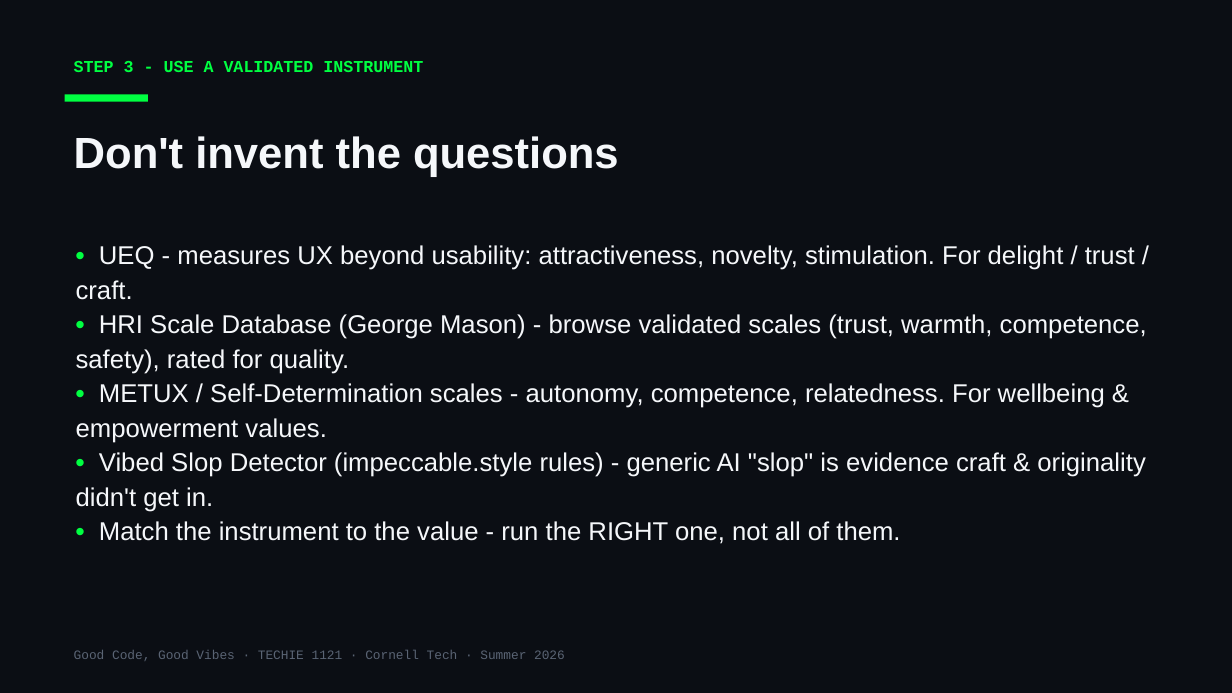
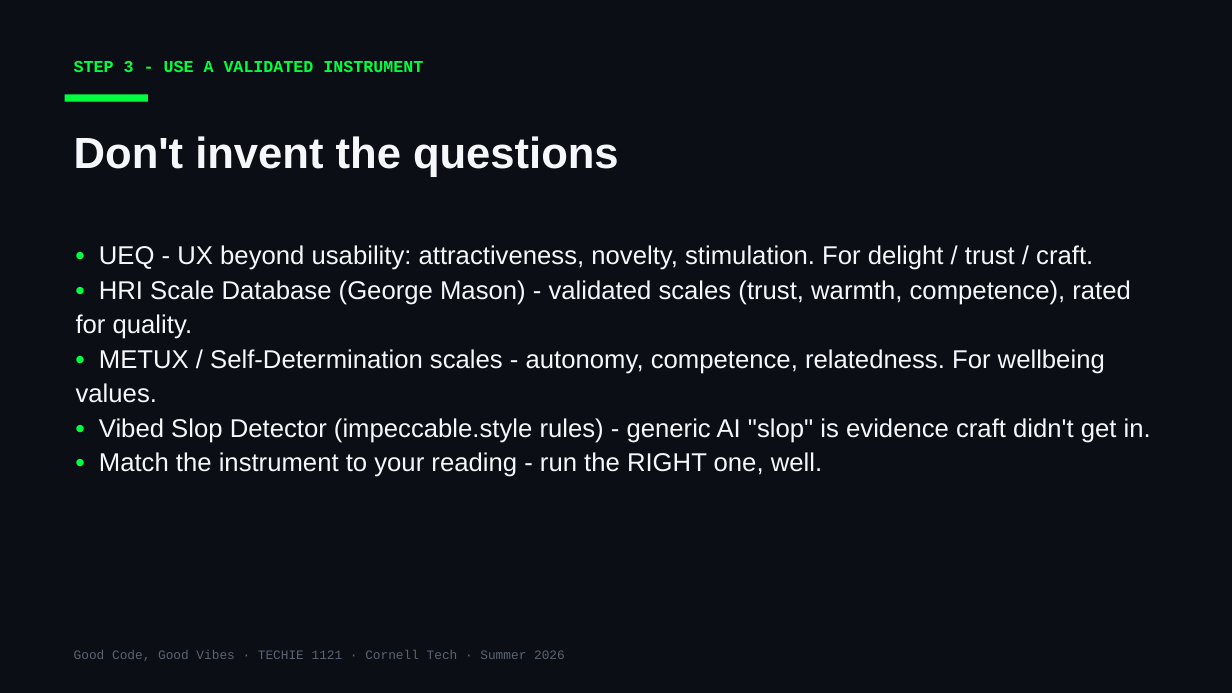
Before and after one commit to Cornell-Tech-Vibe-Coding-Summer-2026/website, a slide deck: slide 10 of slides/Week3-Tue-User-Testing-II.pptx (slide 9 before the commit). Drawn at 1232x693 pixels with LibreOffice and Linux fonts; fonts in the diff are those of the drawing. Boxes give left, top, right and bottom in pixels: in the first picture for what was removed or moved away, otherwise in the second. Text is boxed around its words. In the diff, an @@ line names an element or a change of style, - is before the commit and + after.

```diff
--- a/slides/Week3-Tue-User-Testing-II.pptx
+++ b/slides/Week3-Tue-User-Testing-II.pptx
@@ text at <box>76,245,1151,477</box>: text changed @@
-• UEQ - measures UX beyond usability: attractiveness, novelty, stimulation. For delight / trust / craft.
-• HRI Scale Database (George Mason) - browse validated scales (trust, warmth, competence, safety), rated for quality.
-• METUX / Self-Determination scales - autonomy, competence, relatedness. For wellbeing & empowerment values.
-• Vibed Slop Detector (impeccable.style rules) - generic AI "slop" is evidence craft & originality didn't get in.
-• Match the instrument to the value - run the RIGHT one, not all of them.
+• UEQ - UX beyond usability: attractiveness, novelty, stimulation. For delight / trust / craft.
+• HRI Scale Database (George Mason) - validated scales (trust, warmth, competence), rated for quality.
+• METUX / Self-Determination scales - autonomy, competence, relatedness. For wellbeing values.
+• Vibed Slop Detector (impeccable.style rules) - generic AI "slop" is evidence craft didn't get in.
+• Match the instrument to your reading - run the RIGHT one, well.
```
Also in this commit, not shown: 11 other slides changed, 3 slides added, 1 slide removed, 2 other files.
